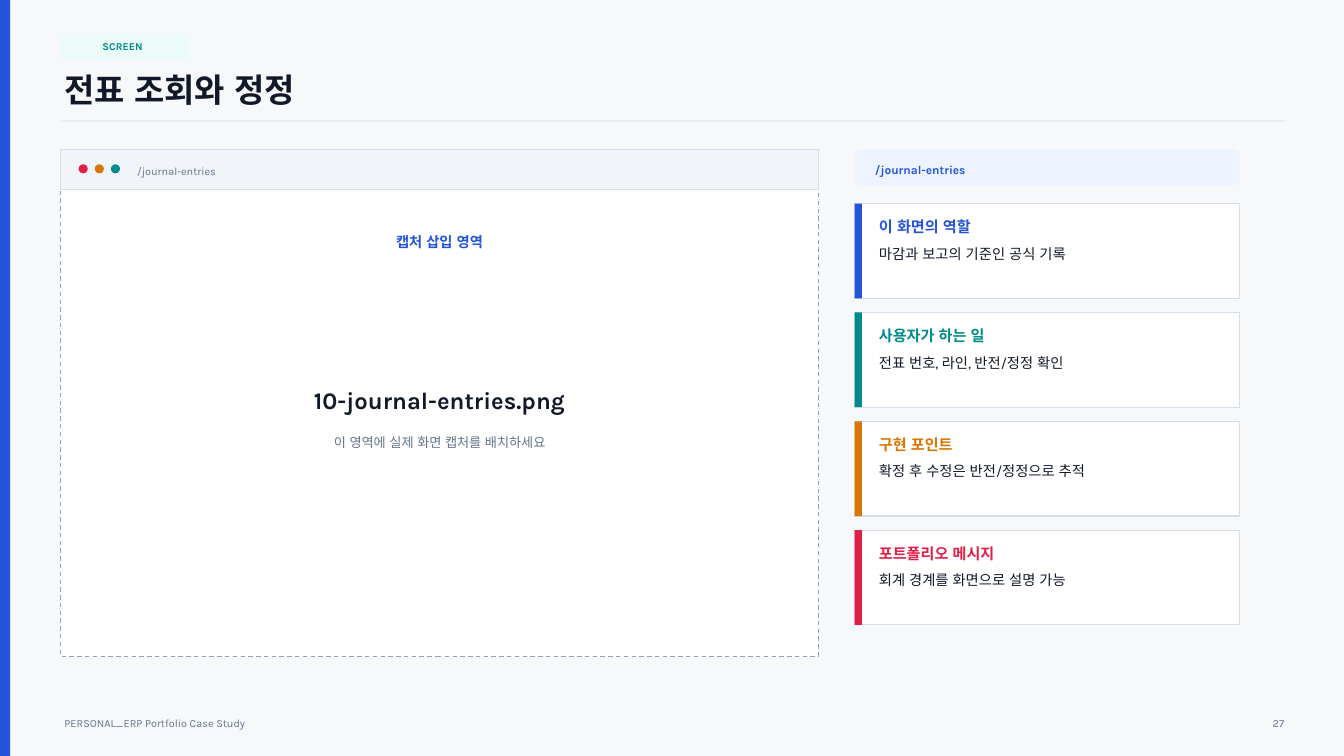
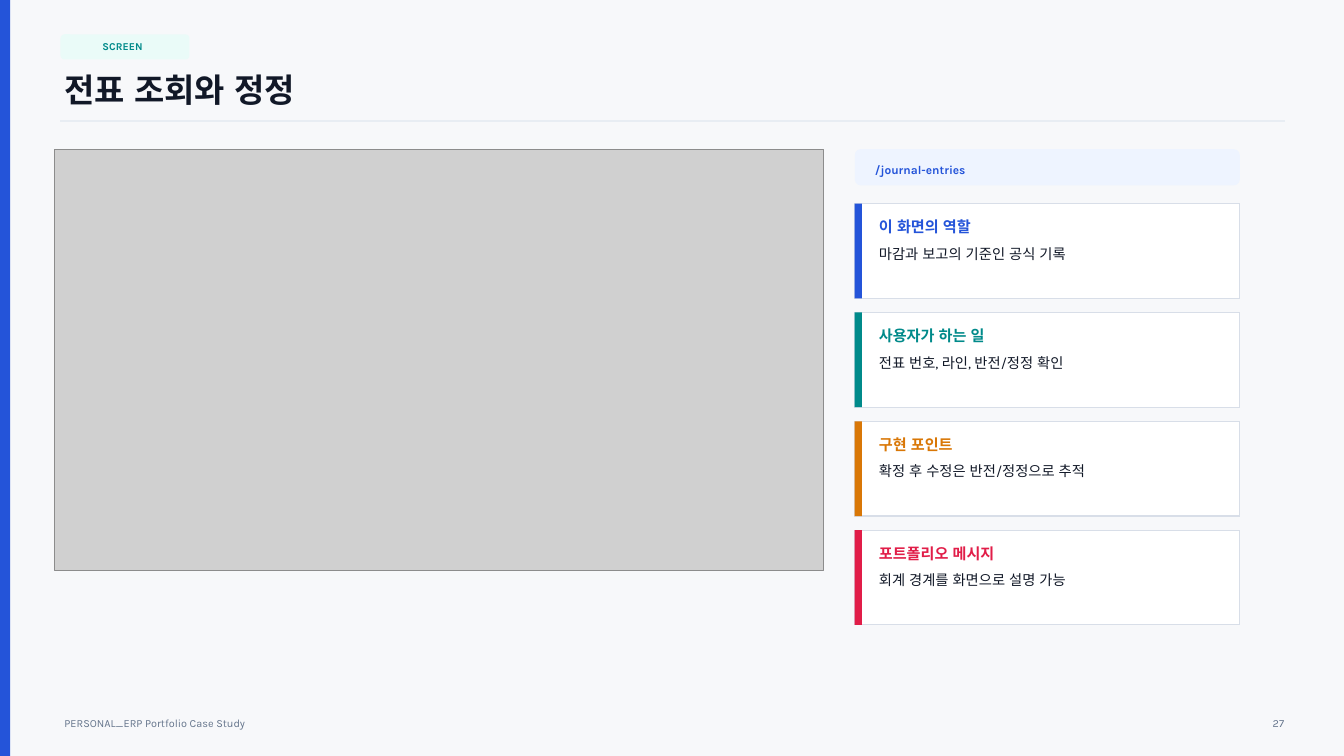
Before and after one commit to cheon0965/PERSONAL_ERP, a slide deck: slide 27 of docs/portfolio-ppt/PERSONAL_ERP_Portfolio_Case_Study.pptx. Drawn at 1344x756 pixels with LibreOffice and Linux fonts; fonts in the diff are those of the drawing; grey boxes stand for pictures. Boxes give left, top, right and bottom in pixels: in the first picture for what was removed or moved away, otherwise in the second. Text is boxed around its words. In the diff, an @@ line names an element or a change of style, - is before the commit and + after.

Commit message:
docs: update portfolio ppt screenshots

```diff
--- a/docs/portfolio-ppt/PERSONAL_ERP_Portfolio_Case_Study.pptx
+++ b/docs/portfolio-ppt/PERSONAL_ERP_Portfolio_Case_Study.pptx
@@ rectangle: place and size @@
-rectangle at [0,0,1344,756]
+rectangle at [5,0,1344,756]
@@ picture added at [55,149,825,571] @@
@@ rectangle: place and size @@
-rectangle at [60,149,819,656]
+rectangle at [60,149,819,567]
@@ ellipse removed at [79,164,88,173] @@
@@ ellipse removed at [95,164,104,173] @@
@@ ellipse removed at [111,164,120,173] @@
@@ text removed at [137,167,216,178] @@
-/journal-entries
@@ text removed at [396,235,483,249] @@
-캡처 삽입 영역
@@ text removed at [314,392,565,415] @@
-10-journal-entries.png
@@ text removed at [334,436,545,448] @@
-이 영역에 실제 화면 캡처를 배치하세요
```
Also in this commit, not shown: 11 other slides changed.
